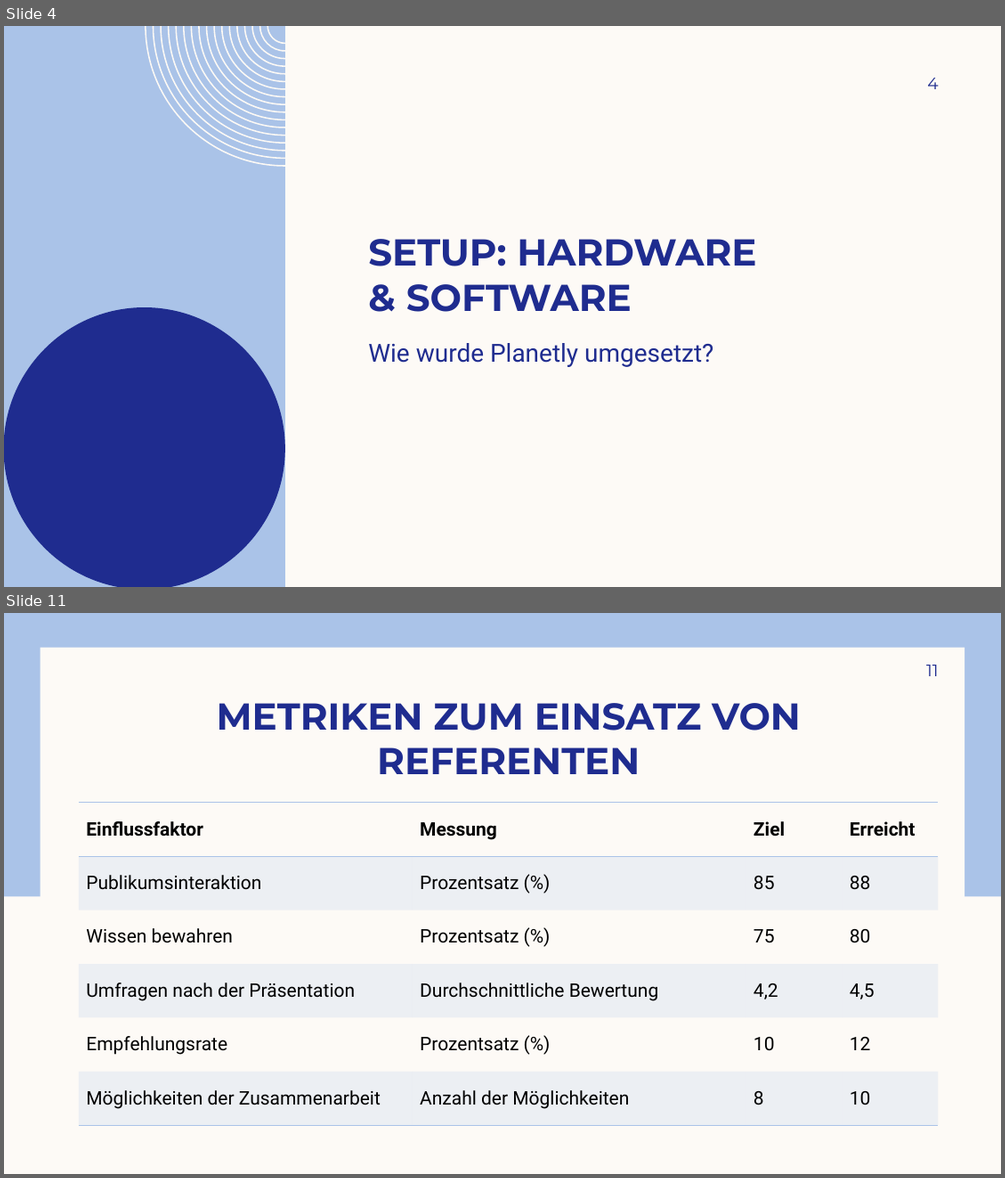
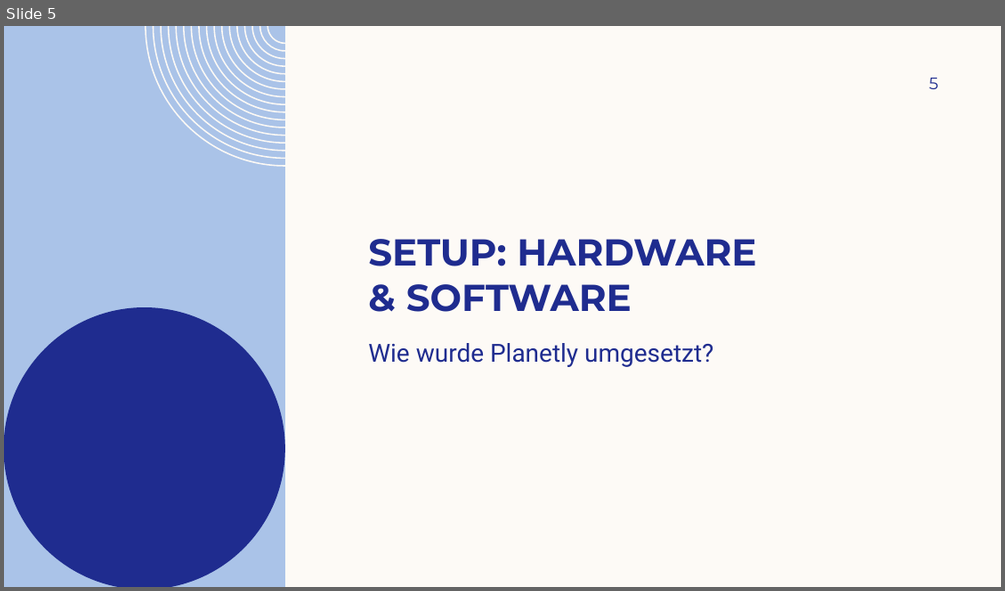
Before and after one commit to daisiedjulietse25/mr-endprojekt-Pospischek-2026-10-18_02-25-46, a slide deck: Praesentation.pptx. Shown one above the other, each under a label of ours: slides 4 and 11 before the commit, slide 5 after it; the slides between them are not shown. The pictures are 1005x1178 and 1005x591 pixels, drawn with LibreOffice and Linux fonts; fonts in the diff are those of the drawing; background and template pictures are left out. Boxes give left, top, right and bottom in pixels: in the first picture for what was removed or moved away, otherwise in the second. Text is boxed around its words. In the diff, an @@ line names an element or a change of style, - is before the commit and + after.

```diff
--- a/Praesentation.pptx
+++ b/Praesentation.pptx
@@ slide 11 removed at [4,613,1001,1174], background #FDFAF6 @@
@@ rectangle removed at [4,613,1001,896] @@
@@ rectangle removed at [40,648,964,1140] @@
@@ page number removed at [926,665,938,676] @@
-11
@@ title removed at [217,703,801,774] @@
-METRIKEN ZUM EINSATZ VON REFERENTEN
@@ table removed at [79,803,938,1126], 6 rows, 4 columns @@
-Einflussfaktor | Messung | Ziel | Erreicht
-Publikumsinteraktion | Prozentsatz (%) | 85 | 88
-Wissen bewahren | Prozentsatz (%) | 75 | 80
-Umfragen nach der Präsentation | Durchschnittliche Bewertung | 4,2 | 4,5
-Empfehlungsrate | Prozentsatz (%) | 10 | 12
-Möglichkeiten der Zusammenarbeit | Anzahl der Möglichkeiten | 8 | 10
@@ what was slide 4 is now slide 5 @@
@@ page number at [929,78,938,89]: text changed @@
-4
+5
```
Also in this commit, not shown: 3 slides changed, 9 slides added, 6 other slides removed, 3 other files.
